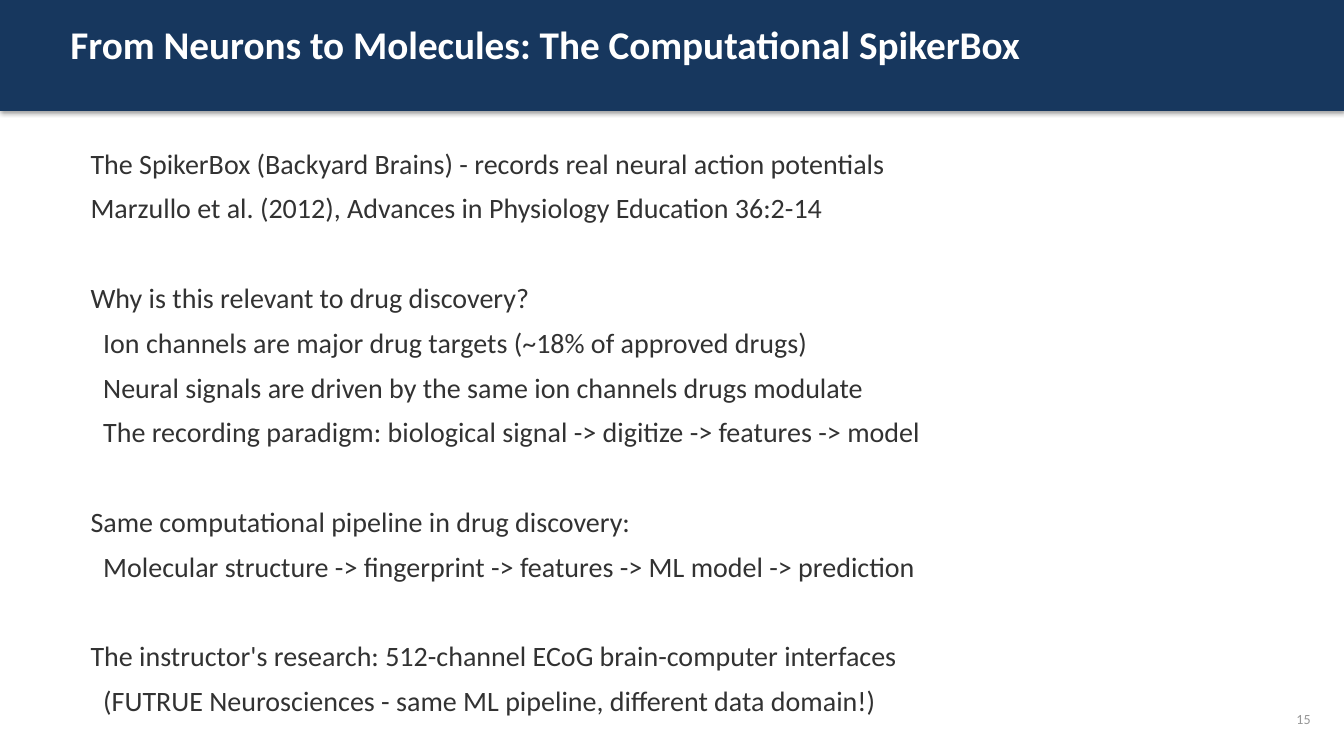
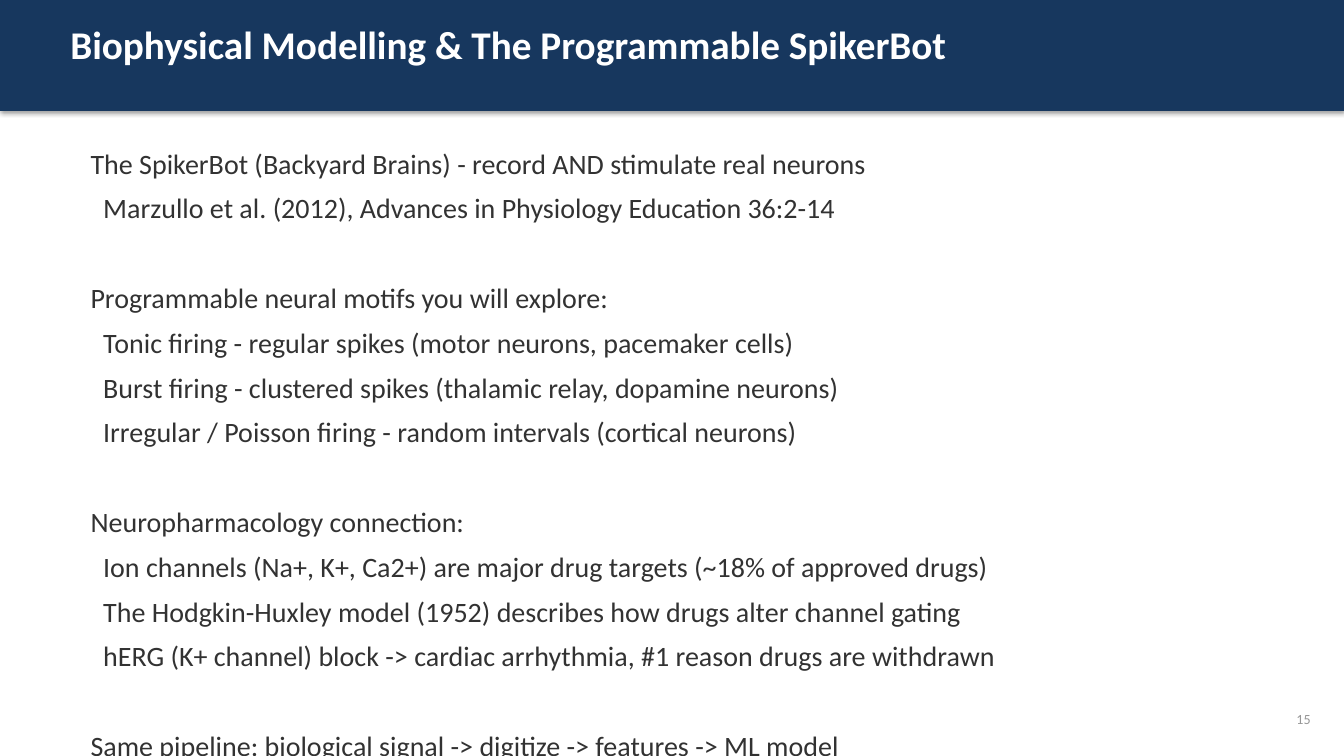
Before and after one commit to officialprateekmethwani-coder/AI-Drug-Discovery, a slide deck: slide 15 of week1_introduction/slides.pptx. Drawn at 1344x756 pixels with LibreOffice and Linux fonts; fonts in the diff are those of the drawing. Boxes give left, top, right and bottom in pixels: in the first picture for what was removed or moved away, otherwise in the second. Text is boxed around its words. In the diff, an @@ line names an element or a change of style, - is before the commit and + after.

```diff
--- a/week1_introduction/slides.pptx
+++ b/week1_introduction/slides.pptx
@@ text at (70, 31, 946, 66): text changed @@
-From Neurons to Molecules: The Computational SpikerBox
+Biophysical Modelling & The Programmable SpikerBot
@@ text at (91, 154, 865, 179): text changed @@
-The SpikerBox (Backyard Brains) - records real neural action potentials
+The SpikerBot (Backyard Brains) - record AND stimulate real neurons
@@ text at (91, 288, 994, 671): text changed @@
-Why is this relevant to drug discovery?
-Ion channels are major drug targets (~18% of approved drugs)
-Neural signals are driven by the same ion channels drugs modulate
-The recording paradigm: biological signal -> digitize -> features -> model
-Same computational pipeline in drug discovery:
-Molecular structure -> fingerprint -> features -> ML model -> prediction
-The instructor's research: 512-channel ECoG brain-computer interfaces
-(FUTRUE Neurosciences - same ML pipeline, different data domain!)
+Programmable neural motifs you will explore:
+Tonic firing - regular spikes (motor neurons, pacemaker cells)
+Burst firing - clustered spikes (thalamic relay, dopamine neurons)
+Irregular / Poisson firing - random intervals (cortical neurons)
+Neuropharmacology connection:
+Ion channels (Na+, K+, Ca2+) are major drug targets (~18% of approved drugs)
+The Hodgkin-Huxley model (1952) describes how drugs alter channel gating
+hERG (K+ channel) block -> cardiac arrhythmia, #1 reason drugs are withdrawn
+Same pipeline: biological signal -> digitize -> features -> ML model
```
Also in this commit, not shown: 5 other files.
